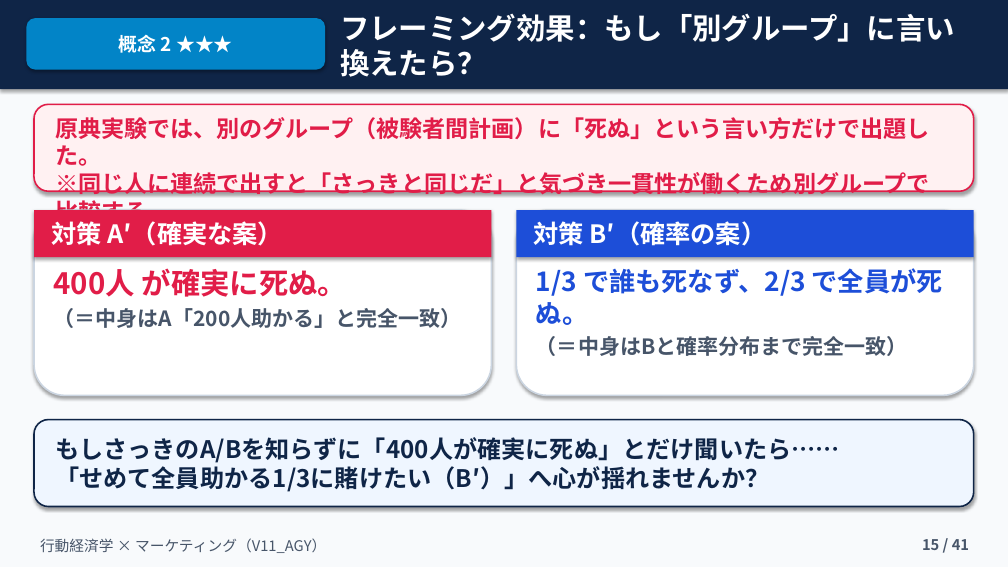
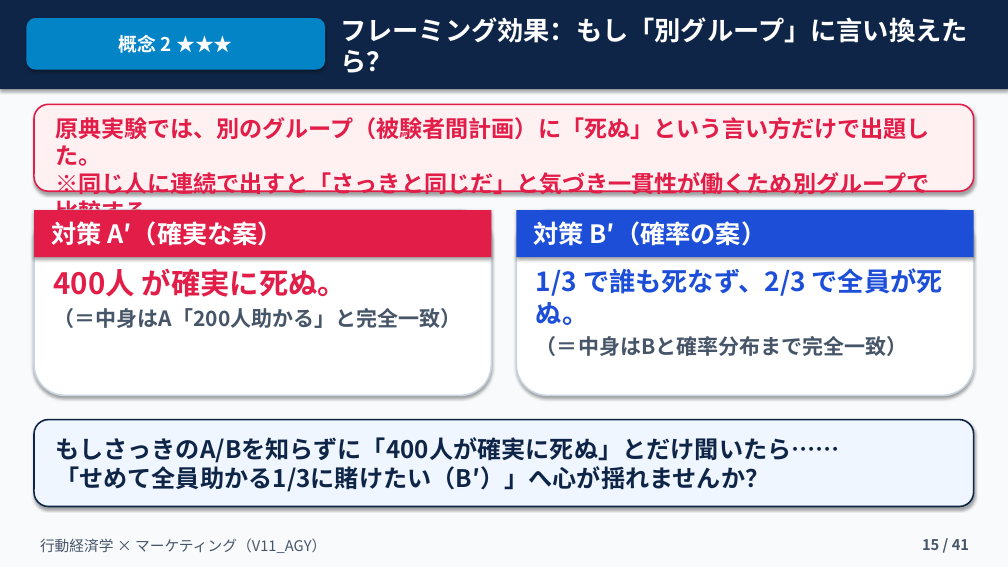
Before and after one commit to kkomatsu81/jns-slide-v11-agy, a slide deck: slide 15 of 融合版_V11_AGY.pptx. Drawn at 1008x567 pixels with LibreOffice and Linux fonts; fonts in the diff are those of the drawing. Boxes give left, top, right and bottom in pixels: in the first picture for what was removed or moved away, otherwise in the second. Text is boxed around its words. In the diff, an @@ line names an element or a change of style, - is before the commit and + after.

Commit message:
QA polish Slides 8, 15, 16, 17 (titles, bar chart % labels, line wraps) in V11_AGY

```diff
--- a/融合版_V11_AGY.pptx
+++ b/融合版_V11_AGY.pptx
@@ text "フレーミング効果：もし「別グループ」に言い換えたら？" at (x1=340, y1=17, x2=968, y2=73): size 28 to 25 pt @@
```
Also in this commit, not shown: 3 other slides changed.
